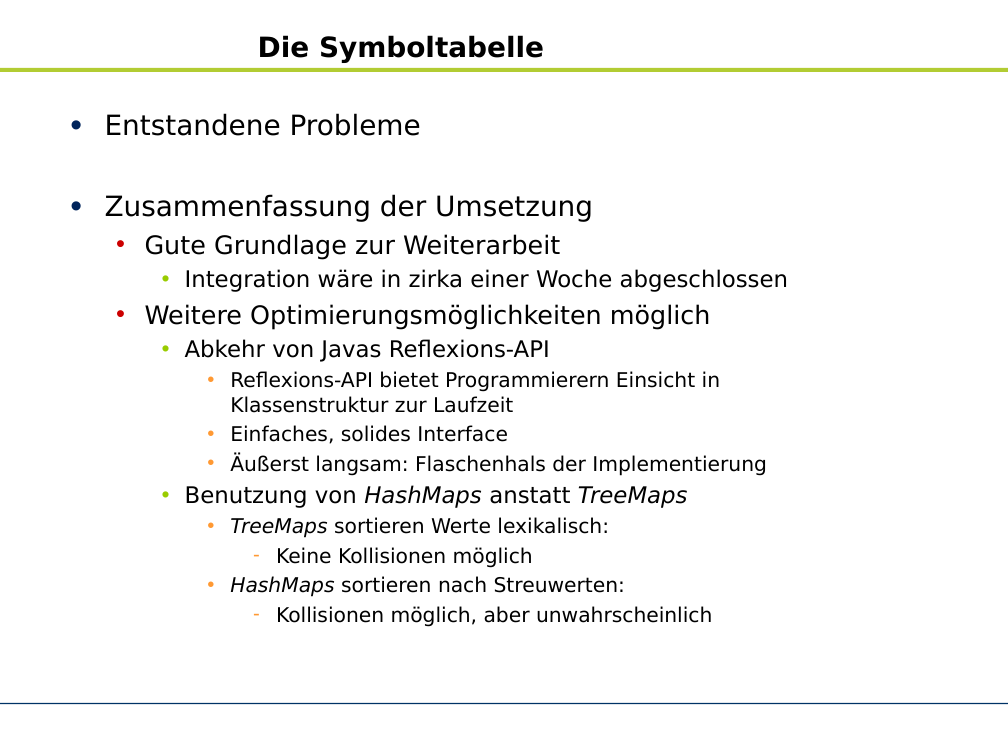
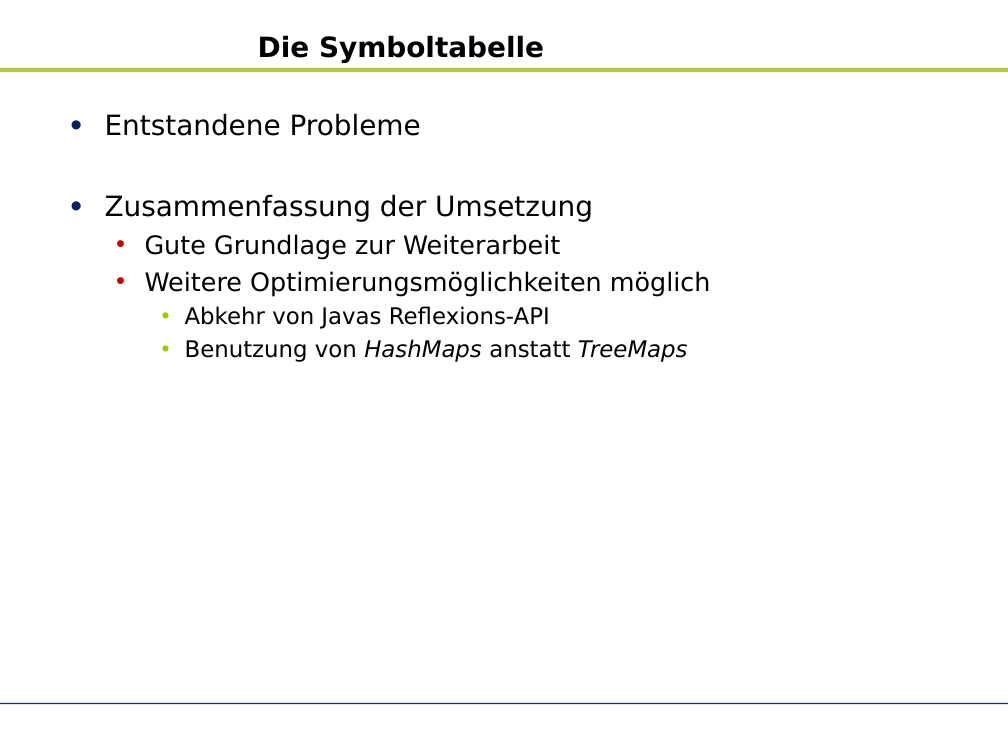
Before and after one commit to zhongxinhua/sose10-swp-uebersetzerbau, a slide deck: slide 29 of trunk/dokumentation/rk-kundenpraesentation/rk-kundenpraesentation.odp (slide 30 before the commit). Drawn at 1008x756 pixels with LibreOffice and Linux fonts; fonts in the diff are those of the drawing; background and template pictures are left out. Boxes give left, top, right and bottom in pixels: in the first picture for what was removed or moved away, otherwise in the second. Text is boxed around its words. In the diff, an @@ line names an element or a change of style, - is before the commit and + after.

```diff
--- a/trunk/dokumentation/rk-kundenpraesentation/rk-kundenpraesentation.odp
+++ b/trunk/dokumentation/rk-kundenpraesentation/rk-kundenpraesentation.odp
@@ text at (x1=185, y1=269, x2=789, y2=292): paragraph removed @@
-    • Integration wäre in zirka einer Woche abgeschlossen
@@ text at (x1=230, y1=371, x2=767, y2=476): paragraphs removed @@
-      • Reflexions-API bietet Programmierern Einsicht in Klassenstruktur zur Laufzeit
-      • Einfaches, solides Interface
-      • Äußerst langsam: Flaschenhals der Implementierung
@@ text at (x1=230, y1=517, x2=712, y2=627): paragraphs removed @@
-      • TreeMaps sortieren Werte lexikalisch:
-        – Keine Kollisionen möglich
-      • HashMaps sortieren nach Streuwerten:
-        – Kollisionen möglich, aber unwahrscheinlich
```
Also in this commit, not shown: 15 other slides changed, 6 slides added, 7 slides removed, 1 other file.
